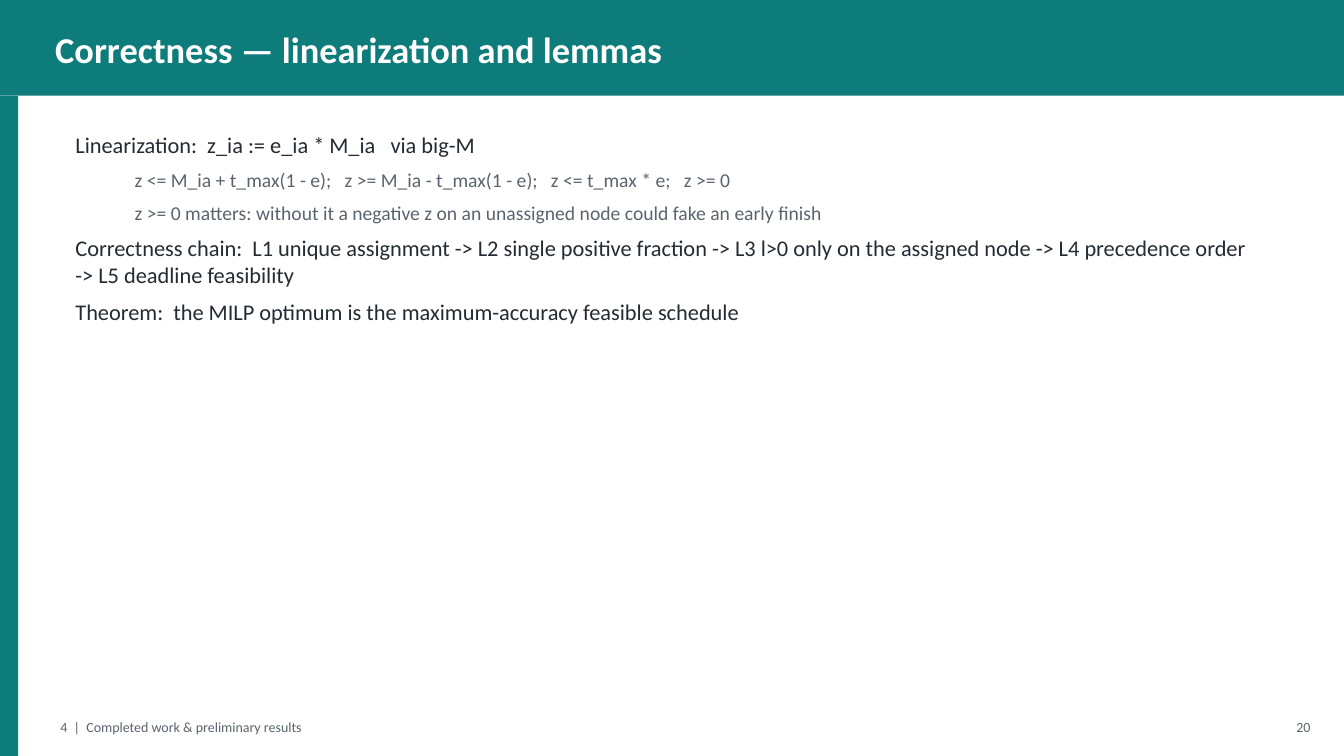
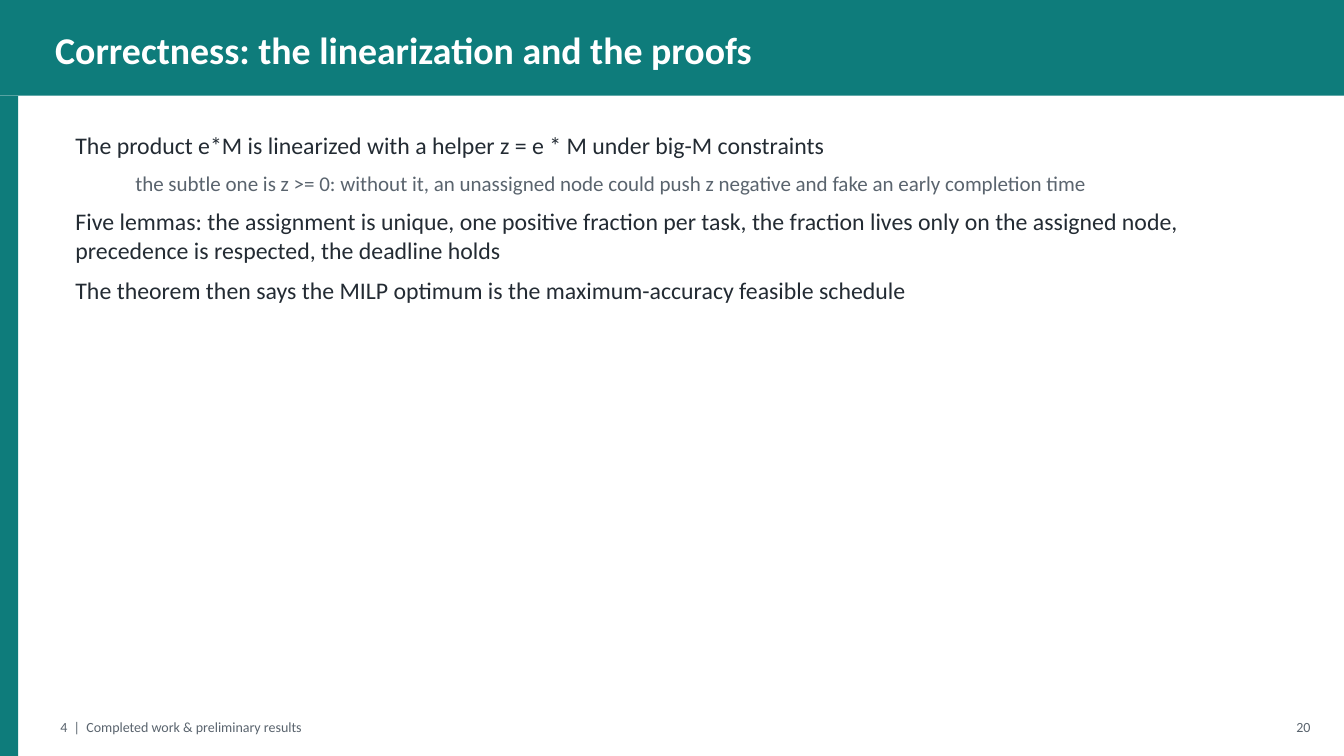
Before and after one commit to gayanigupta/data-aware-scheduling, a slide deck: slide 21 of slides/data-aware-scheduling.pptx. Drawn at 1344x756 pixels with LibreOffice and Linux fonts; fonts in the diff are those of the drawing. Boxes give left, top, right and bottom in pixels: in the first picture for what was removed or moved away, otherwise in the second. Text is boxed around its words. In the diff, an @@ line names an element or a change of style, - is before the commit and + after.

Commit message:
Humanize slide text, enlarge fonts, list both advisors

```diff
--- a/slides/data-aware-scheduling.pptx
+++ b/slides/data-aware-scheduling.pptx
@@ text at <box>55,37,752,70</box>: text changed; size 26 to 27 pt @@
-Correctness — linearization and lemmas
+Correctness: the linearization and the proofs
@@ text at <box>75,137,1177,303</box>: text changed; size 16 to 17 pt @@
-Linearization: z_ia := e_ia * M_ia via big-M
-  z <= M_ia + t_max(1 - e); z >= M_ia - t_max(1 - e); z <= t_max * e; z >= 0
-  z >= 0 matters: without it a negative z on an unassigned node could fake an early finish
-Correctness chain: L1 unique assignment -> L2 single positive fraction -> L3 l>0 only on the assigned node -> L4 precedence order -> L5 deadline feasibility
-Theorem: the MILP optimum is the maximum-accuracy feasible schedule
+The product e*M is linearized with a helper z = e * M under big-M constraints
+  the subtle one is z >= 0: without it, an unassigned node could push z negative and fake an early completion time
+Five lemmas: the assignment is unique, one positive fraction per task, the fraction lives only on the assigned node, precedence is respected, the deadline holds
+The theorem then says the MILP optimum is the maximum-accuracy feasible schedule
```
Also in this commit, not shown: 44 other slides changed, 1 other file.
